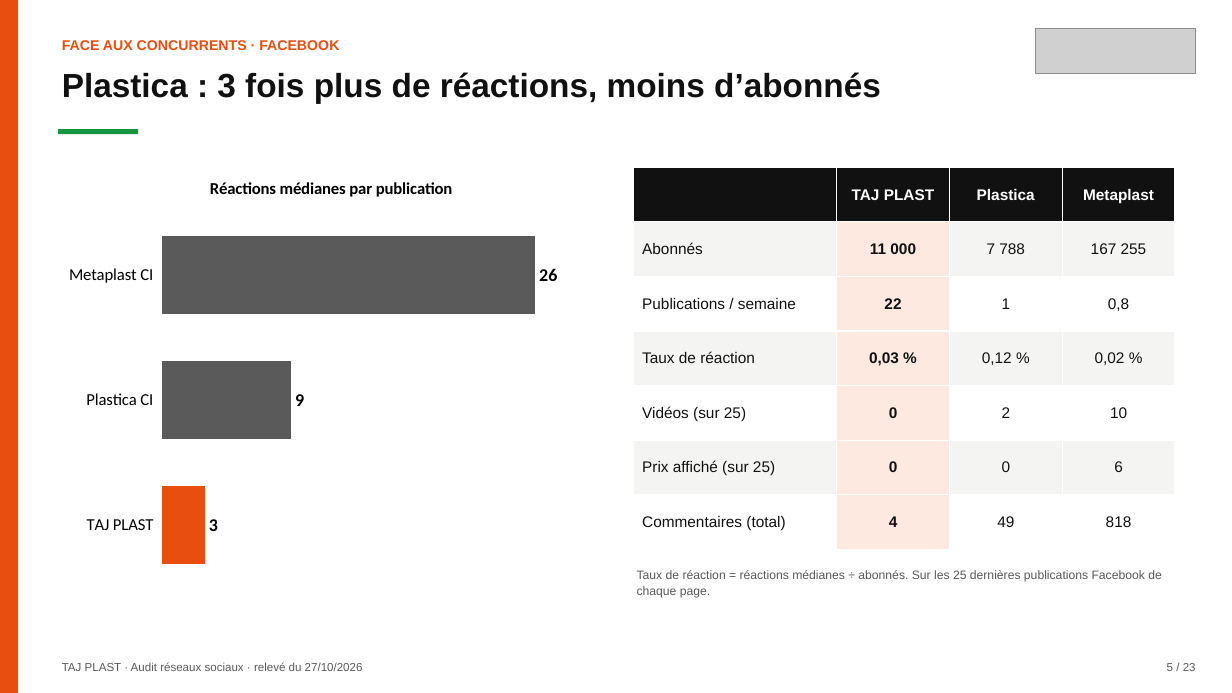
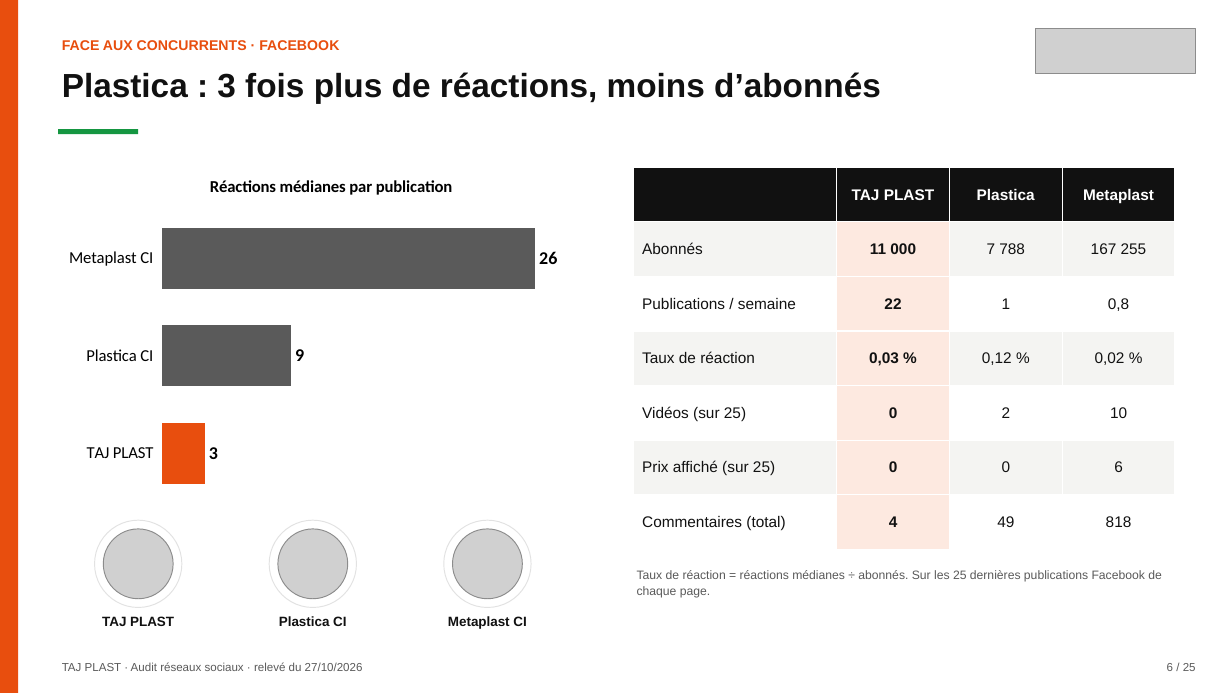
Before and after one commit to leslita06/fatima-unifood-fictif, a slide deck: slide 6 of tmp-tj/261028_tajplast_audit-reseaux-sociaux_v2.pptx (slide 5 before the commit). Drawn at 1232x693 pixels with LibreOffice and Linux fonts; fonts in the diff are those of the drawing; grey boxes stand for pictures. Boxes give left, top, right and bottom in pixels: in the first picture for what was removed or moved away, otherwise in the second. Text is boxed around its words. In the diff, an @@ line names an element or a change of style, - is before the commit and + after.

Commit message:
tmp

```diff
--- a/tmp-tj/261028_tajplast_audit-reseaux-sociaux_v2.pptx
+++ b/tmp-tj/261028_tajplast_audit-reseaux-sociaux_v2.pptx
@@ bar chart: place and size @@
-bar chart at [58,160,604,596]
+bar chart at [58,160,604,509]
@@ ellipse added at [94,520,181,607], fill #FFFFFF, outline #E2E2E2 0.75 pt @@
@@ picture added at [104,529,174,599] @@
@@ ellipse added at [269,520,356,607], fill #FFFFFF, outline #E2E2E2 0.75 pt @@
@@ picture added at [278,529,348,599] @@
@@ ellipse added at [444,520,531,607], fill #FFFFFF, outline #E2E2E2 0.75 pt @@
@@ picture added at [453,529,523,599] @@
@@ text added at [102,616,174,626], 10.5 pt, text #111111, bold @@
+TAJ PLAST
@@ text added at [279,616,346,626], 10.5 pt, text #111111, bold @@
+Plastica CI
@@ text added at [448,616,526,629], 10.5 pt, text #111111, bold @@
+Metaplast CI
```
Also in this commit, not shown: 23 other slides changed, 1 slide added.
